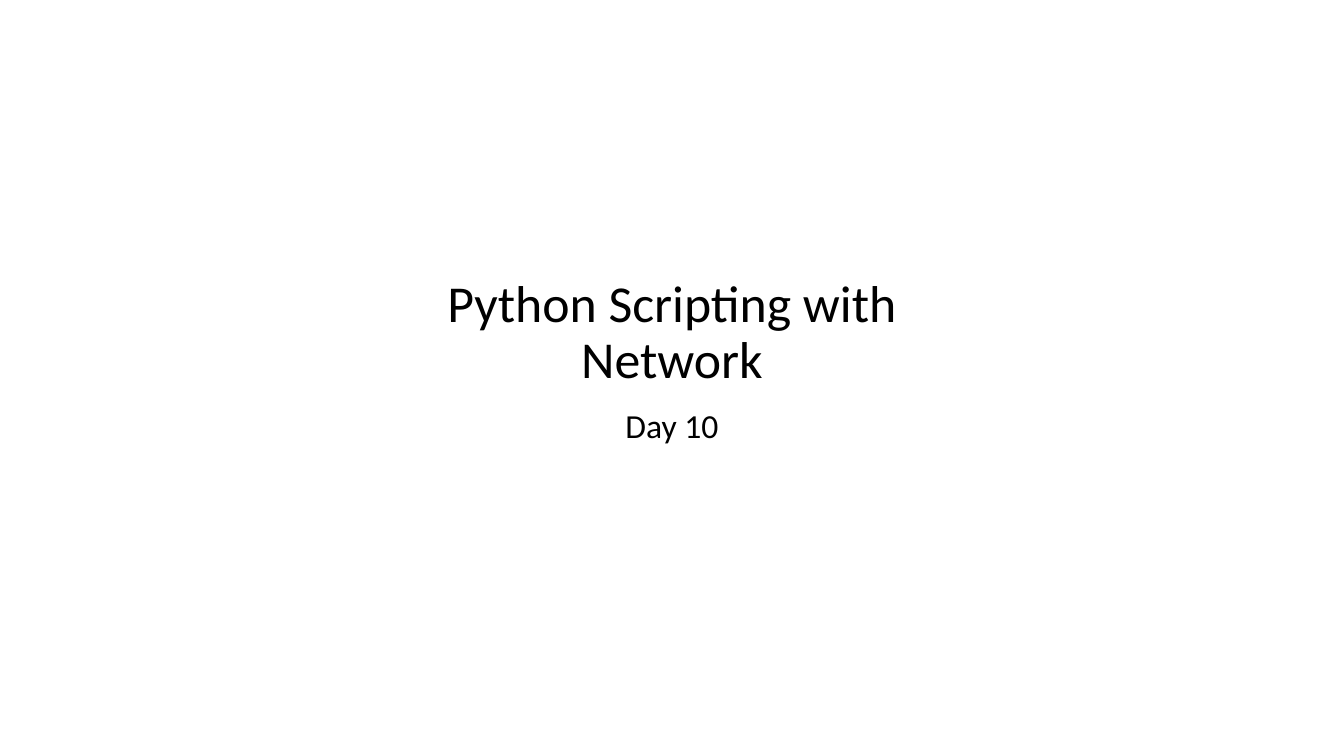
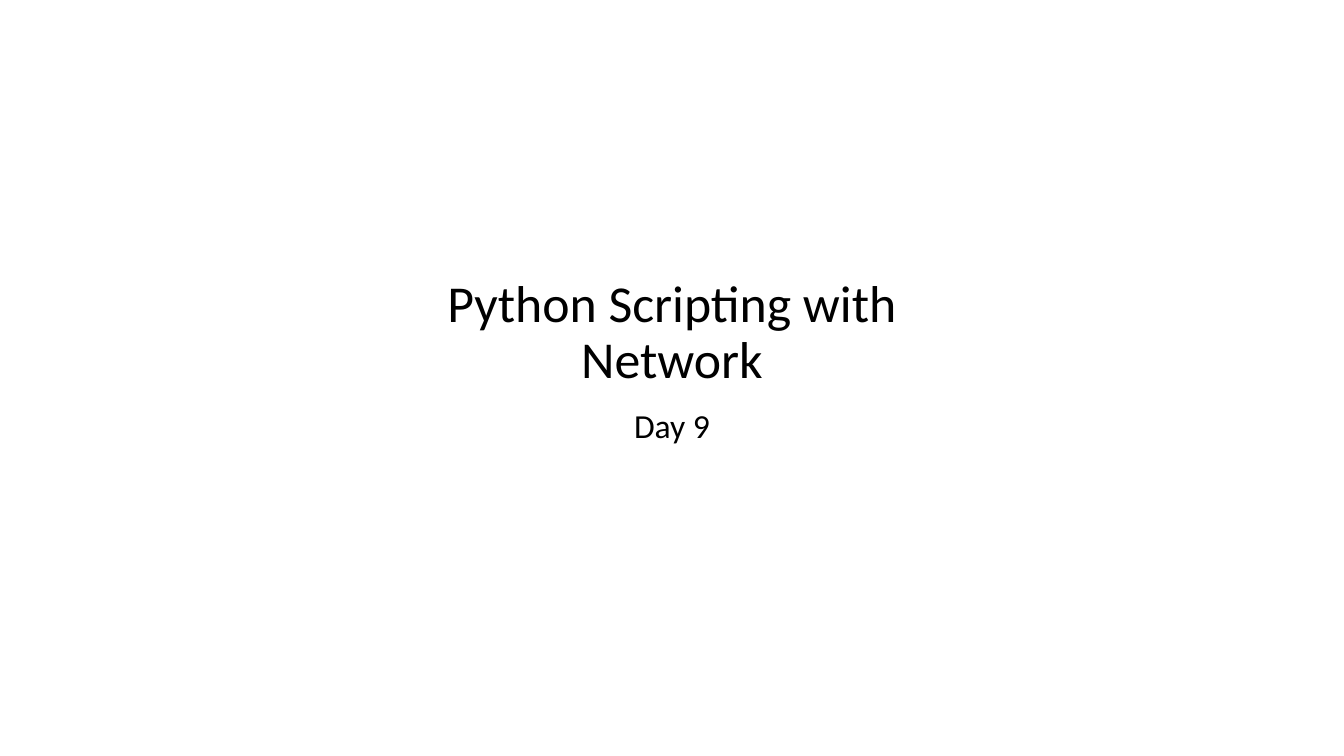
Before and after one commit to imcuteani/Python-Network-Automation, a slide deck: slide 1 of Slides/Day-9/Python Scripting for Networking - Day 9.pptx. Drawn at 1344x756 pixels with LibreOffice and Linux fonts; fonts in the diff are those of the drawing; background and template pictures are left out. Boxes give left, top, right and bottom in pixels: in the first picture for what was removed or moved away, otherwise in the second. Text is boxed around its words. In the diff, an @@ line names an element or a change of style, - is before the commit and + after.

```diff
--- a/Slides/Day-9/Python Scripting for Networking - Day 9.pptx
+++ b/Slides/Day-9/Python Scripting for Networking - Day 9.pptx
@@ subtitle at [634, 416, 710, 444]: text changed @@
-Day 10
+Day 9
```
Also in this commit, not shown: 5 other files.
